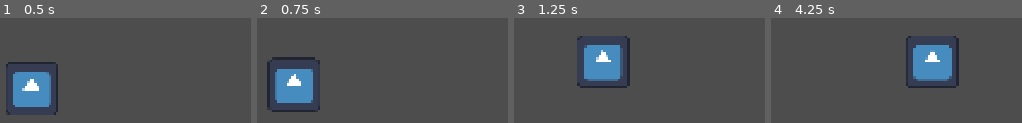
Above: before the commit, frames 1-4 (left to right).
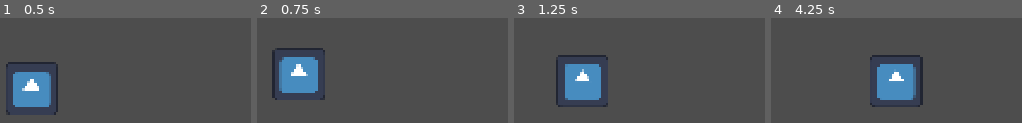
Above: after the commit, the same moments.

Repository: chirp-games/godot-wild-jam-98
Game: Godot game, scene res://game/player/test.tscn
The game is run twice, just before and just after one commit, with the same random seed, the same clock (stepped at 60 frames per second) and the same inputs. This scene is started directly instead of the project's main scene. The engine's default icon, where the game draws it, is replaced by a stand-in: a white triangle on a blue panel in a dark square.
Inputs (mouse positions are in pixels of both pictures, inside the frame that each line leads up to):
- Up to frame 1 (0.5 s): no input
- Up to frame 2 (0.75 s): move the mouse to (outside the picture) at 0.52 s; hold Right (move_right) from 0.53 s (still down); hold S (enter_scrapyard) from 0.53 s (still down); click (outside the picture) at 0.67 s
- Up to frame 3 (1.25 s): keep holding Right (move_right); keep holding S (enter_scrapyard)
- Up to frame 4 (4.25 s): release Right (move_right) at 1.25 s; release S (enter_scrapyard) at 1.25 s; drag from (outside the picture) to (outside the picture) at 1.27 s; move the mouse to (outside the picture) at 2.02 s; hold Right (move_right) 2.03-2.75 s; hold Right mouse button (right_click) 2.03-2.75 s; drag from (outside the picture) to (outside the picture) at 2.77 s; move the mouse to (outside the picture) at 3.52 s; press the mouse at (outside the picture) at 3.53 s; hold Left (move_left) from 3.53 s (still down)

Frame 1 is identical in both runs. In frame 2, 7.3% of the frame differs, in the area x 3-28%, y 28-90%; in frame 3, 9.9%; in frame 4, 13%, in the area x 39-75%, y 17-85%.

Commit message:
change hopping

Diff:
--- a/game/player/player.gd
+++ b/game/player/player.gd
@@ -18,15 +18,14 @@
 
 # Called every frame. 'delta' is the elapsed time since the previous frame.
 func _physics_process(delta: float) -> void:
-	walking -= 1
 	var direction: float = Input.get_axis("move_left", "move_right")
 
 	if direction and direction != 0 and on_floor and walking <= 0:
-		walking = 60
 		if sign(direction) != walk_dir:
 			walk_dir = sign(direction)
-	if walking > 35:
-		self.apply_central_force(Vector2(700 * walk_dir,-1500))
+
+	if on_floor and direction != 0:
+		self.apply_central_impulse(Vector2(70 * walk_dir,-150))
 
 
 func _integrate_forces(state: PhysicsDirectBodyState2D) -> void:
